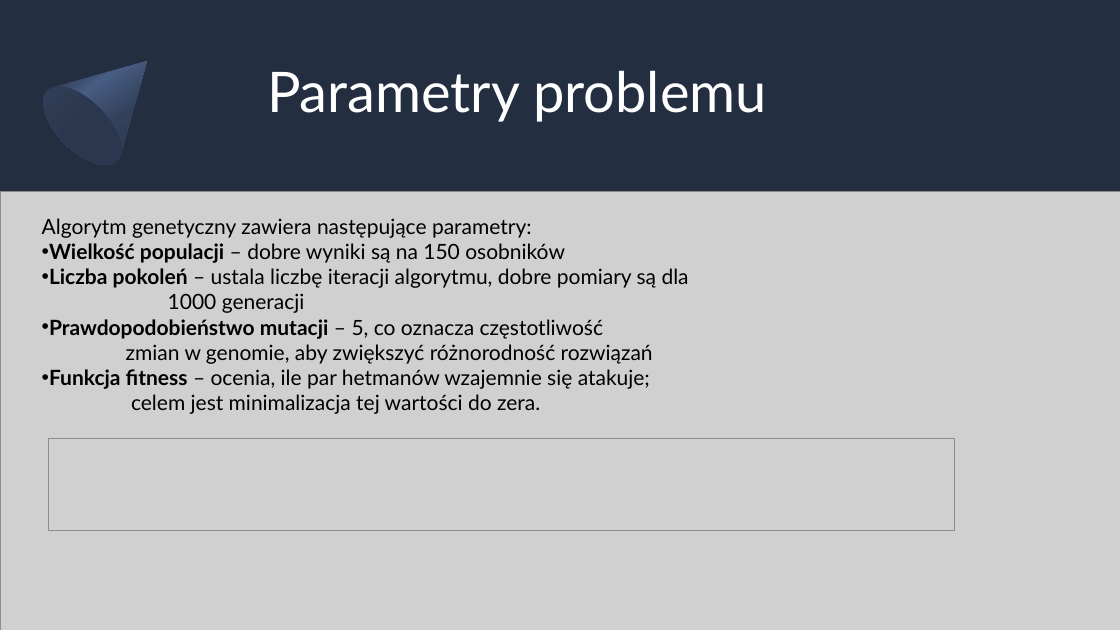
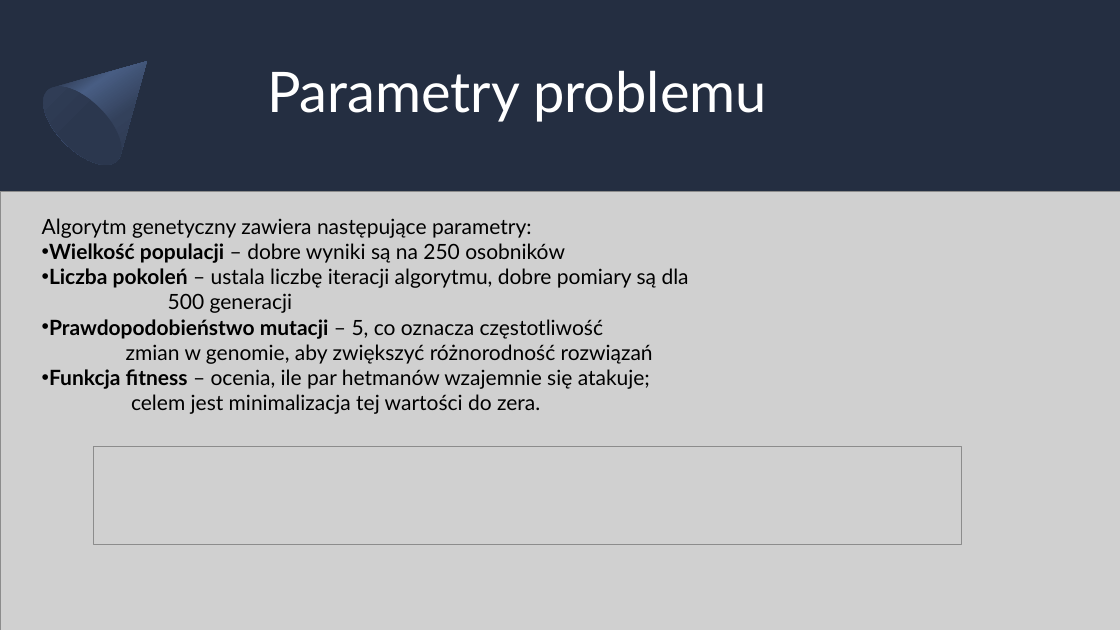
Before and after one commit to Ukasz11233/-8_queens, a slide deck: slide 4 of 8 QUEENS PROBLEM.pptx. Drawn at 1120x630 pixels with LibreOffice and Linux fonts; fonts in the diff are those of the drawing; grey boxes stand for pictures. Boxes give left, top, right and bottom in pixels: in the first picture for what was removed or moved away, otherwise in the second. Text is boxed around its words. In the diff, an @@ line names an element or a change of style, - is before the commit and + after.

```diff
--- a/8 QUEENS PROBLEM.pptx
+++ b/8 QUEENS PROBLEM.pptx
@@ text at (49, 243, 565, 263): text changed @@
-• Wielkość populacji – dobre wyniki są na 150 osobników
+• Wielkość populacji – dobre wyniki są na 250 osobników
@@ text at (168, 293, 293, 313): text changed @@
-  1000 generacji
+  500 generacji
@@ picture: place and size @@
-picture at (48, 439, 954, 530)
+picture at (94, 447, 961, 545)
```
Also in this commit, not shown: 2 other slides changed, 3 slides added, 2 other files.
